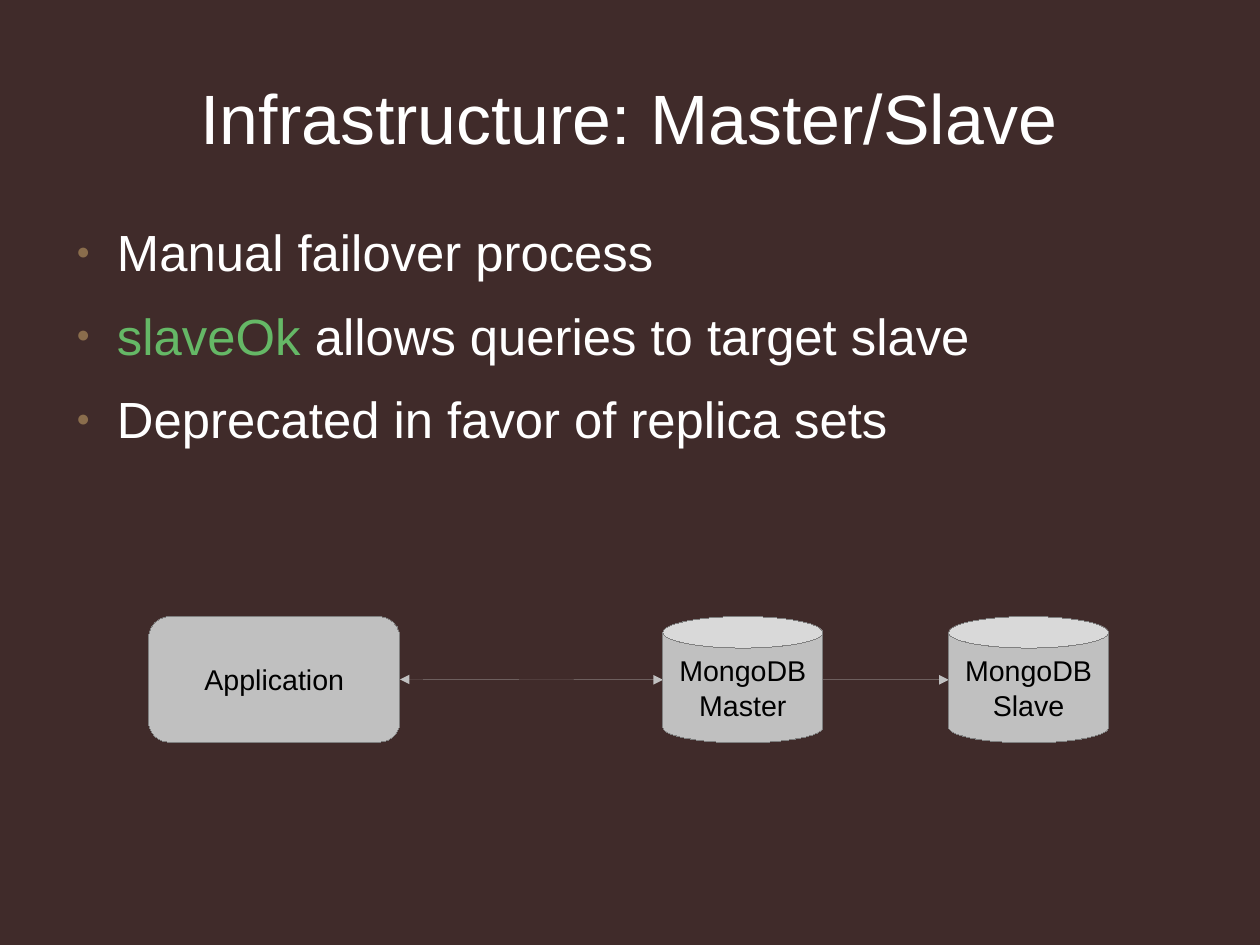
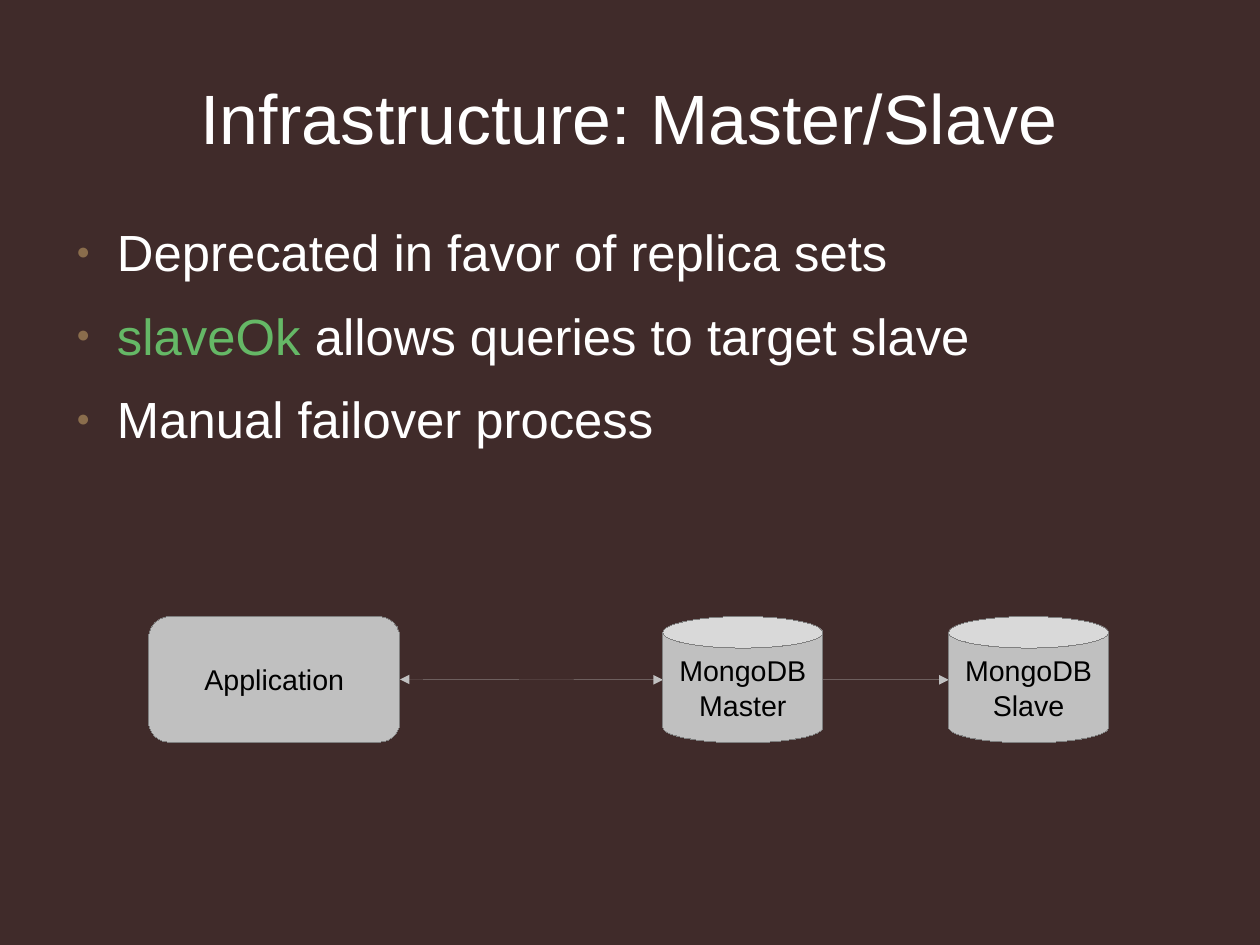
Before and after one commit to jmikola/slides, a slide deck: slide 3 of 20120607-symfony_live/using_mongodb_responsibly.odp. Drawn at 1260x945 pixels with LibreOffice and Linux fonts; fonts in the diff are those of the drawing; background and template pictures are left out. Boxes give left, top, right and bottom in pixels: in the first picture for what was removed or moved away, otherwise in the second. Text is boxed around its words. In the diff, an @@ line names an element or a change of style, - is before the commit and + after.

```diff
--- a/20120607-symfony_live/using_mongodb_responsibly.odp
+++ b/20120607-symfony_live/using_mongodb_responsibly.odp
@@ text at (117,234,970,365): paragraphs added @@
+● Deprecated in favor of replica sets
+● slaveOk allows queries to target slave
@@ text at (117,318,970,449): paragraphs removed @@
-● slaveOk allows queries to target slave
-● Deprecated in favor of replica sets
```
Also in this commit, not shown: 4 other slides changed, 2 slides added, 1 slide removed, 1 other file.
